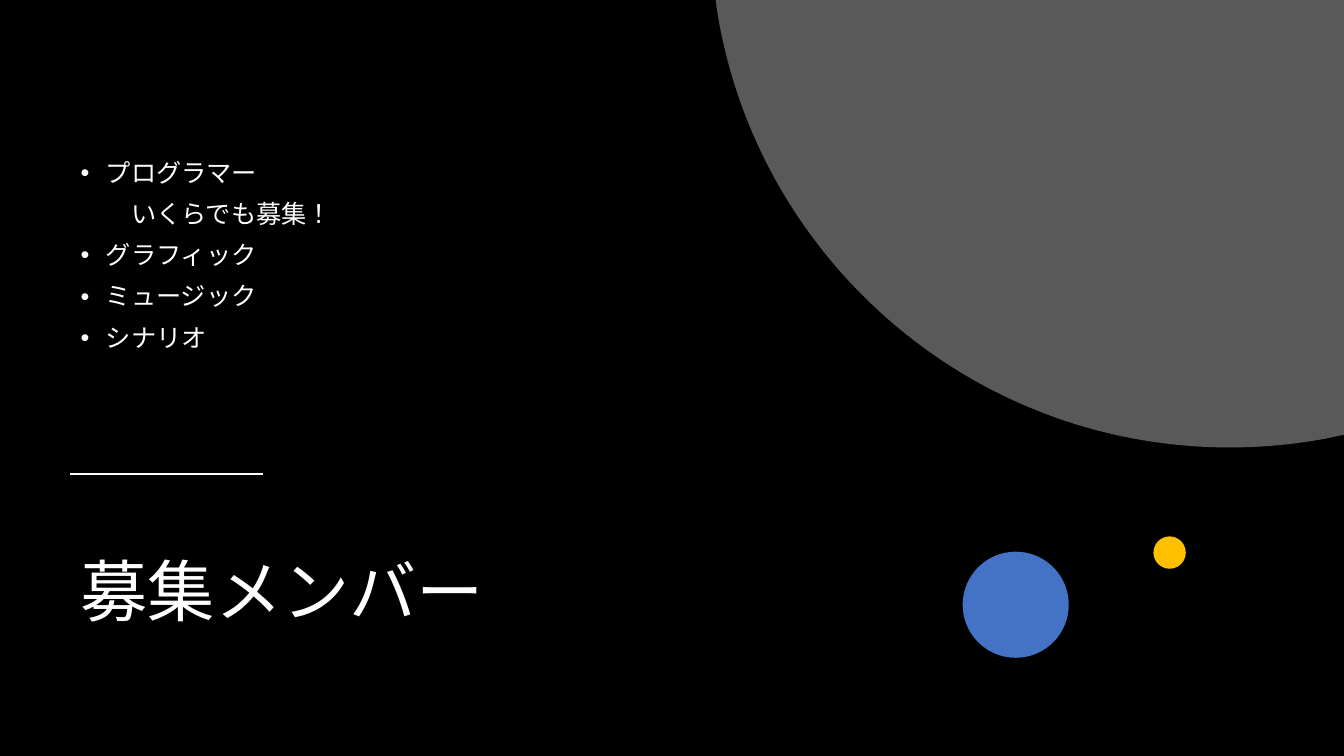
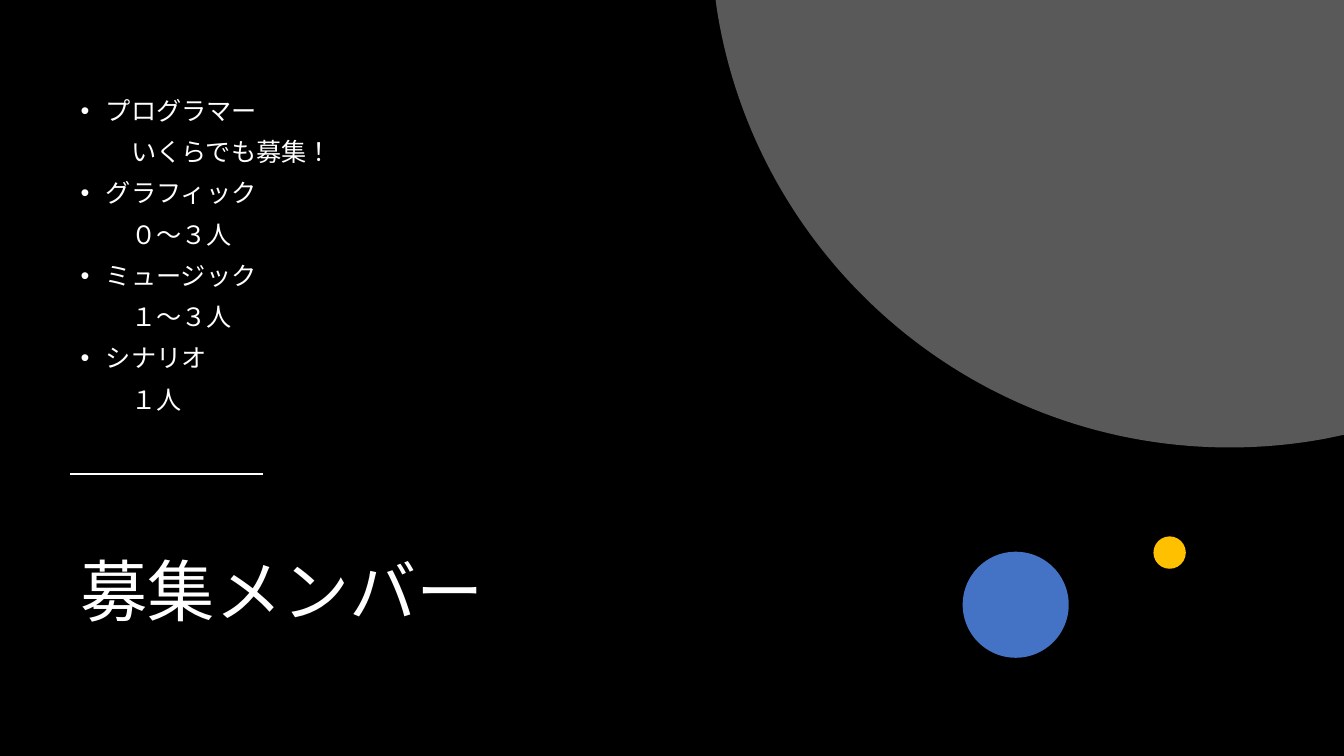
Before and after one commit to takowasaby/SpaceShip, a slide deck: slide 7 of 企画発表会資料.pptx (slide 6 before the commit). Drawn at 1344x756 pixels with LibreOffice and Linux fonts; fonts in the diff are those of the drawing. Boxes give left, top, right and bottom in pixels: in the first picture for what was removed or moved away, otherwise in the second. Text is boxed around its words. In the diff, an @@ line names an element or a change of style, - is before the commit and + after.

```diff
--- a/企画発表会資料.pptx
+++ b/企画発表会資料.pptx
@@ text at bbox=[131, 223, 232, 246]: paragraph added @@
+０～３人
@@ text at bbox=[131, 305, 232, 328]: paragraph added @@
+１～３人
@@ text at bbox=[131, 388, 181, 411]: paragraph added @@
+１人
```
Also in this commit, not shown: 2 other slides changed, 5 slides added, 1 slide removed.
